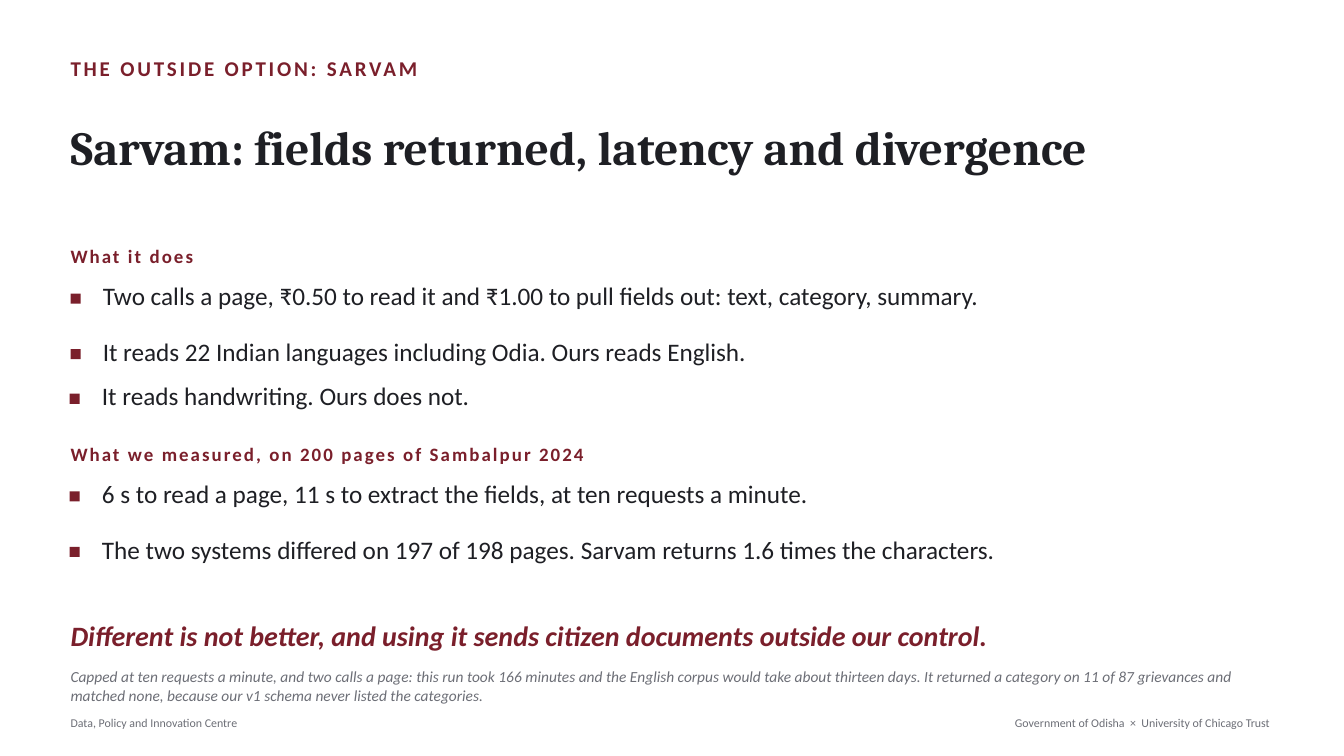
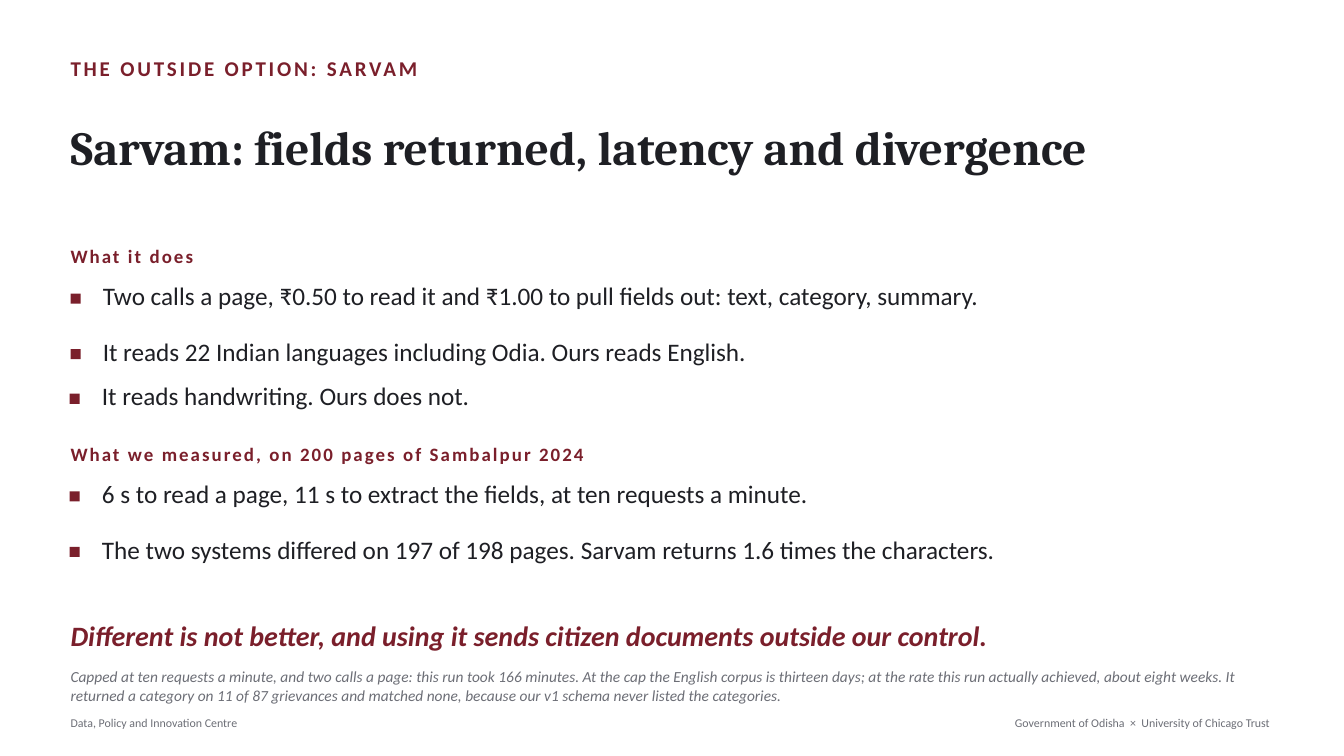
Before and after one commit to Data-Policy-and-Innovation-Centre/janasunani, a slide deck: slide 11 of docs/presentations/2026-08-24-timing-quality/Janasunani_2.0_Timing_and_Quality.pptx. Drawn at 1344x756 pixels with LibreOffice and Linux fonts; fonts in the diff are those of the drawing. Boxes give left, top, right and bottom in pixels: in the first picture for what was removed or moved away, otherwise in the second. Text is boxed around its words. In the diff, an @@ line names an element or a change of style, - is before the commit and + after.

```diff
--- a/docs/presentations/2026-08-24-timing-quality/Janasunani_2.0_Timing_and_Quality.pptx
+++ b/docs/presentations/2026-08-24-timing-quality/Janasunani_2.0_Timing_and_Quality.pptx
@@ text at [71,671,1235,704]: text changed @@
-Capped at ten requests a minute, and two calls a page: this run took 166 minutes and the English corpus would take about thirteen days. It returned a category on 11 of 87 grievances and matched none, because our v1 schema never listed the categories.
+Capped at ten requests a minute, and two calls a page: this run took 166 minutes. At the cap the English corpus is thirteen days; at the rate this run actually achieved, about eight weeks. It returned a category on 11 of 87 grievances and matched none, because our v1 schema never listed the categories.
```
Also in this commit, not shown: 2 other files.
